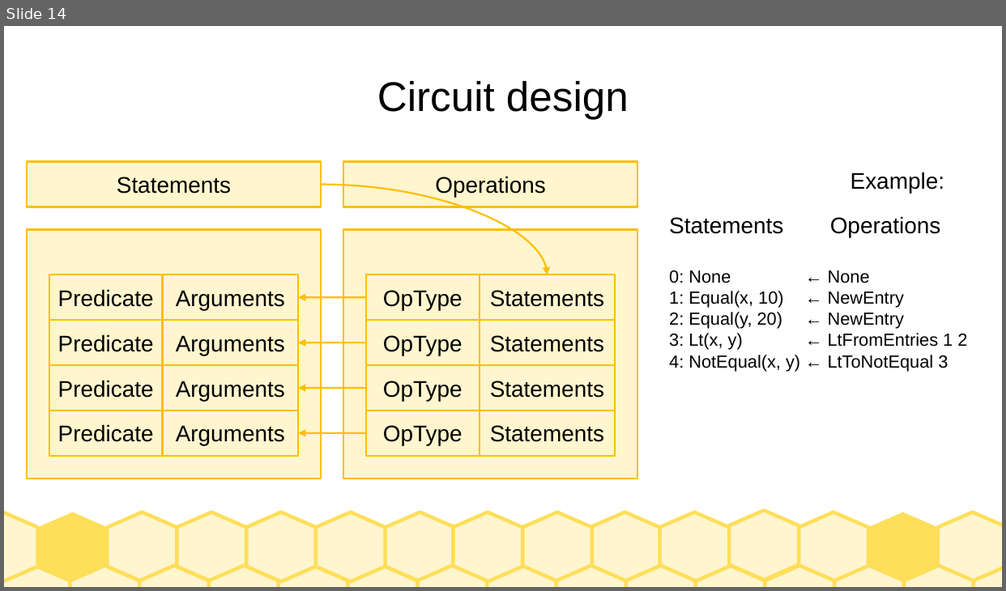
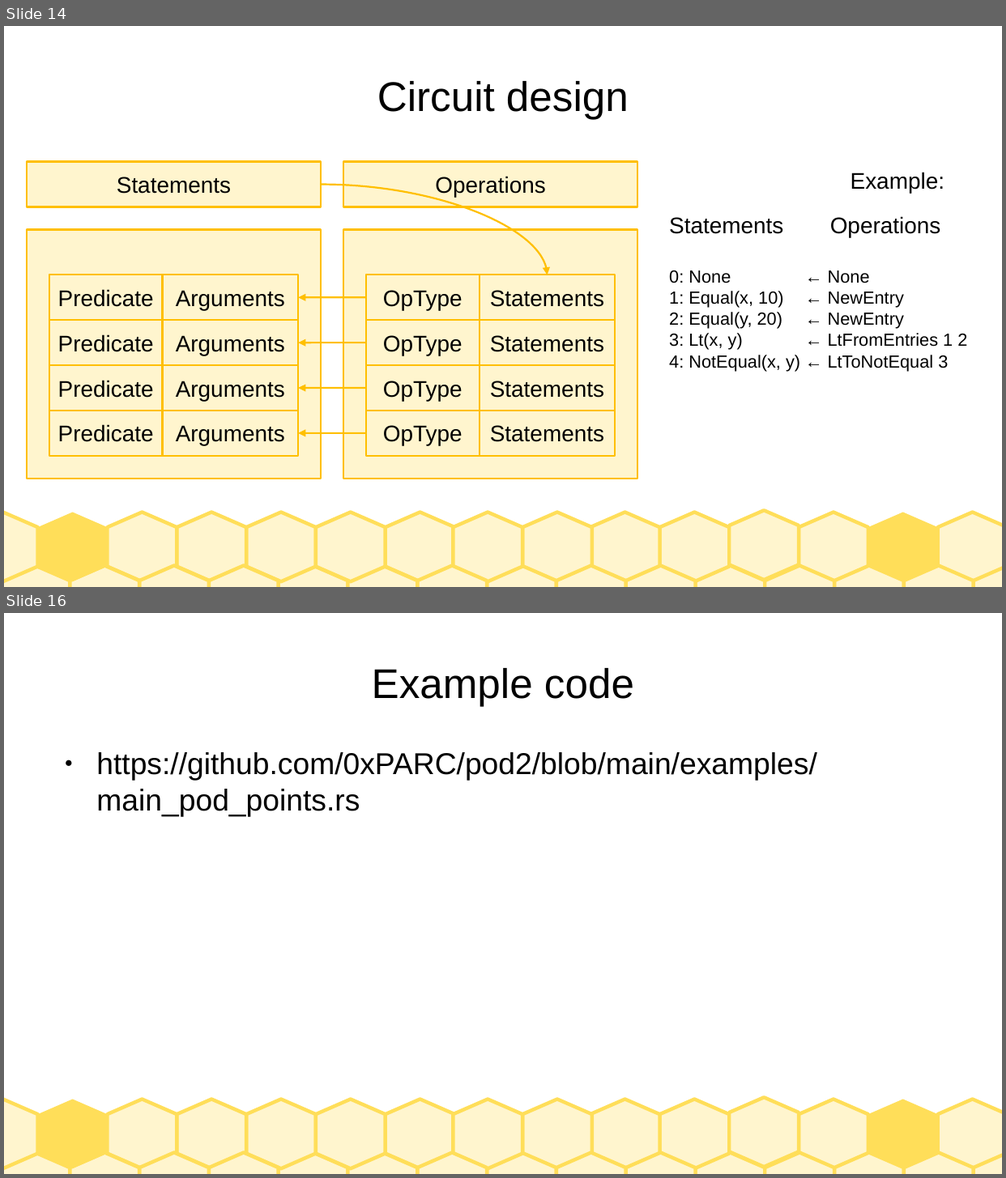
Before and after one commit to ed255/slides, a slide deck: 2025-06-18/pod2.odp. Shown one above the other, each under a label of ours: slide 14 before the commit, slides 14 and 16 after it; the slides between them are not shown. The pictures are 1006x591 and 1006x1178 pixels, drawn with LibreOffice and Linux fonts; fonts in the diff are those of the drawing. Boxes give left, top, right and bottom in pixels: in the first picture for what was removed or moved away, otherwise in the second. Text is boxed around its words. In the diff, an @@ line names an element or a change of style, - is before the commit and + after.

```diff
--- a/2025-06-18/pod2.odp
+++ b/2025-06-18/pod2.odp
@@ slide 16 added at (x1=4, y1=613, x2=1002, y2=1174), background #FFFFFF; not listed: 30 template elements that a slide beside it also shows @@
@@ title added at (x1=372, y1=668, x2=634, y2=707), 33 pt, text #000000 @@
+Example code
@@ text added at (x1=96, y1=752, x2=816, y2=816), 24 pt, text #000000 @@
+● https://github.com/0xPARC/pod2/blob/main/examples/main_pod_points.rs
```
Also in this commit, not shown: 1 other slide added, 1 other file.
